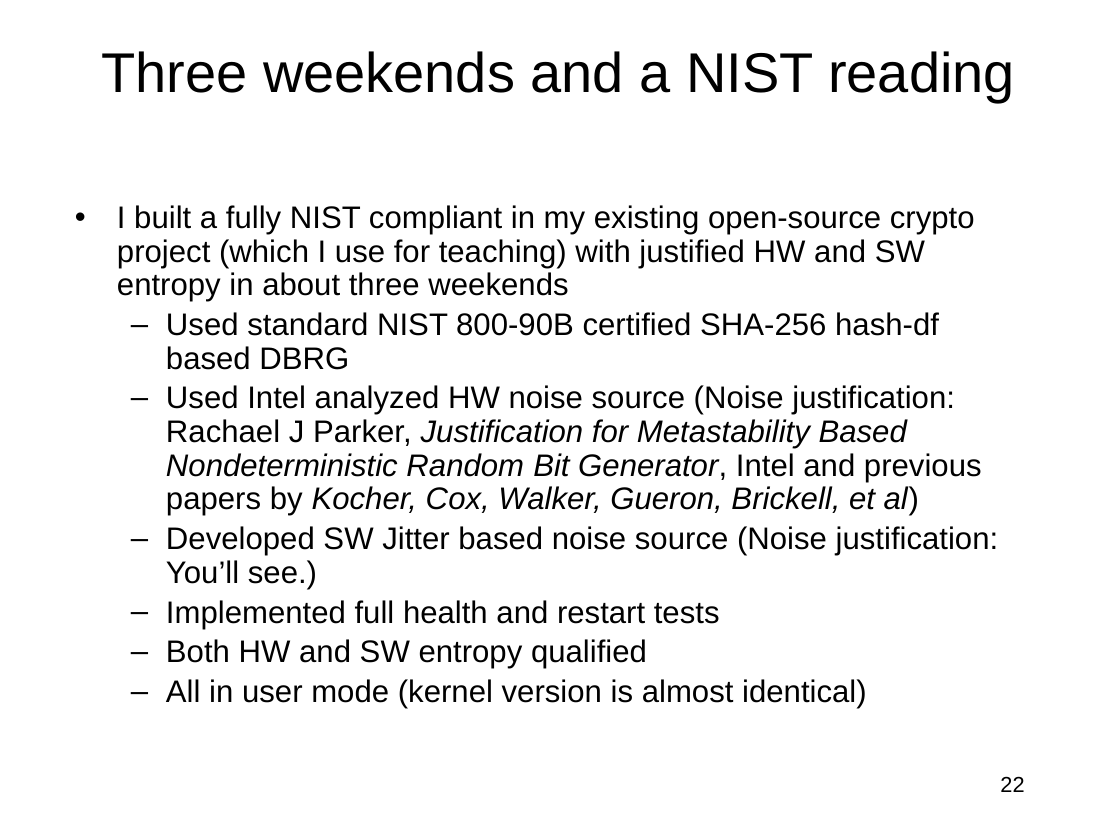
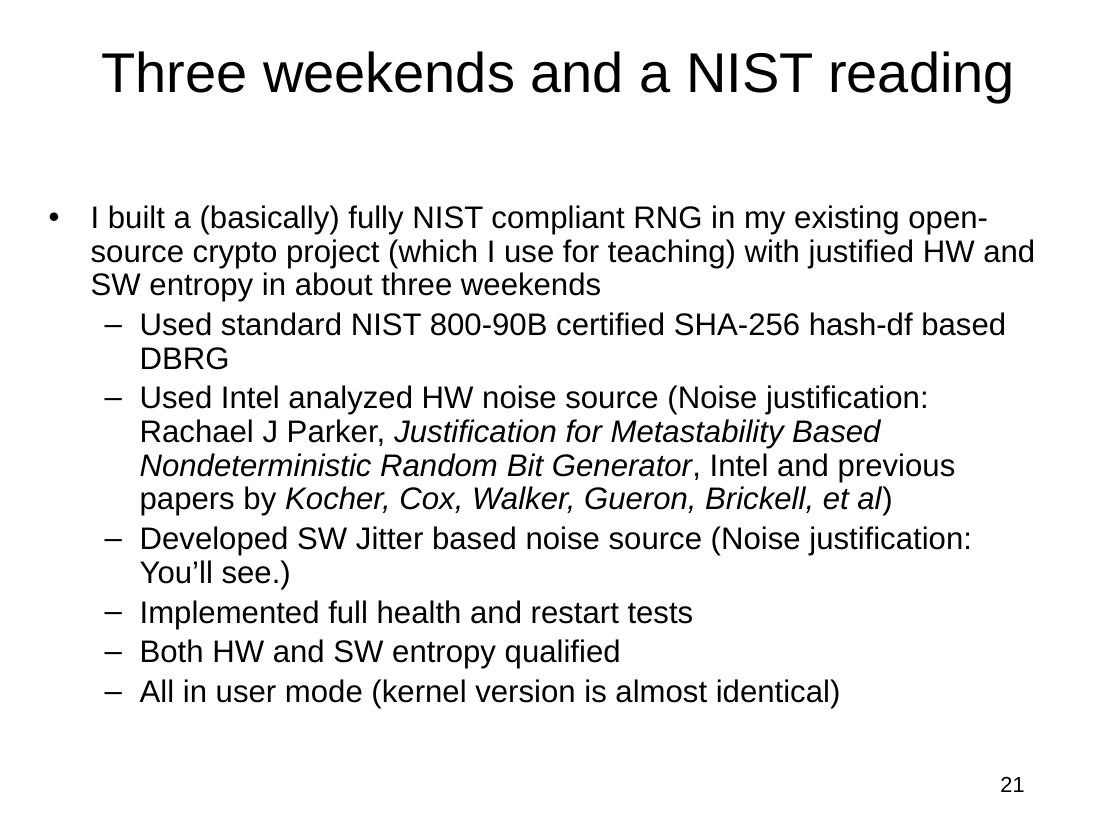
Before and after one commit to jlmucb/class_notes, a slide deck: slide 21 of BerkeleyClass/CS290Spring2013/Lectures/entropy_talk.pptx (slide 22 before the commit). Drawn at 1120x840 pixels with LibreOffice and Linux fonts; fonts in the diff are those of the drawing. Boxes give left, top, right and bottom in pixels: in the first picture for what was removed or moved away, otherwise in the second. Text is boxed around its words. In the diff, an @@ line names an element or a change of style, - is before the commit and + after.

```diff
--- a/BerkeleyClass/CS290Spring2013/Lectures/entropy_talk.pptx
+++ b/BerkeleyClass/CS290Spring2013/Lectures/entropy_talk.pptx
@@ text "I built a (basically) fully ...": place and size @@
-text "I built a (basically) fully ..." at [117,205,999,708]
+text "I built a (basically) fully ..." at [91,205,1035,708]
@@ text at [91,205,1035,302]: text changed @@
-• I built a fully NIST compliant in my existing open-source crypto project (which I use for teaching) with justified HW and SW entropy in about three weekends
+• I built a (basically) fully NIST compliant RNG in my existing open-source crypto project (which I use for teaching) with justified HW and SW entropy in about three weekends
@@ page number at [1000,776,1024,792]: text changed @@
-22
+21
```
Also in this commit, not shown: 22 other slides changed, 2 slides added, 3 slides removed.
